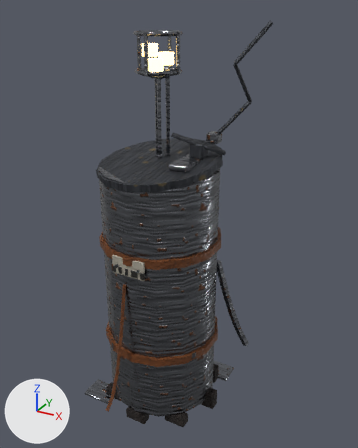
The glTF model assets/places/lane_furniture/source/place_whistle.glb, before and after one commit.
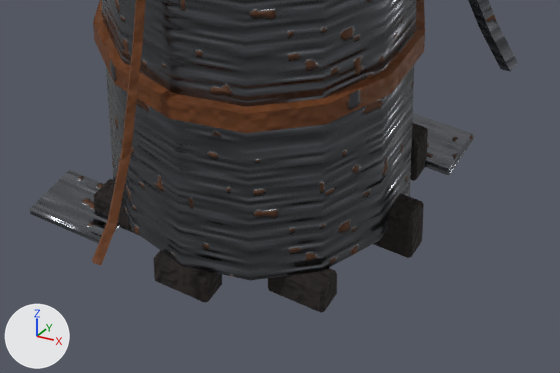
The first picture shows the older version from a 50 mm lens placed at (6.88, -11.42, 11.9), pointed at (0.54, 0.11, 6.13). The close-ups show the older and then the newer version on the part from 21% to 73% of the width and 72% to 100% of the height of that picture. Only the edits that show in the close-ups are written down. Every picture has the same lights, and +X, +Y and +Z are marked at lower left. Where no turn or scale is listed for an object, it has been applied to the vertices. Vertices at exactly the same position are counted once.

Objects in the first close-up: 'whistle_chain_0_4', 'whistle_chain_2_2', 'whistle_chain_2_3', 'whistle_drum', 'whistle_fillet_0', 'whistle_fillet_1', 'whistle_fillet_5', 'whistle_fillet_6', 'whistle_fillet_7', 'whistle_strap_0', 'whistle_tack_plate_0', 'whistle_tack_plate_1' and 3 more.
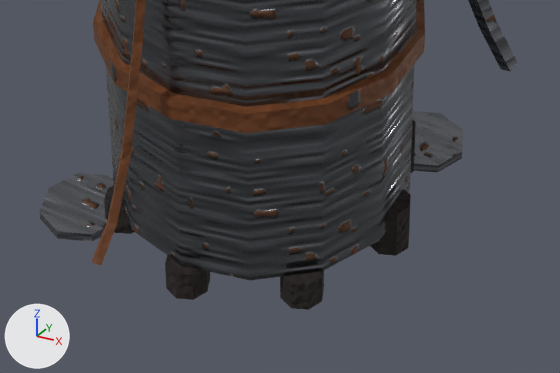
What changed in the scene script:
```text
Change me_cube_009:
    remove me_cube_009.from_pydata(...)  # 24 vertices, 44 faces; spans x 1.251..1.931, y -0.17..0.17, z 0.0..0.578
    add me_cube_009.from_pydata(...)  # 16 vertices, 28 faces; spans x -0.238..0.238, y -0.238..0.238, z -0.289..0.289
    me_cube_009 part 1: 24 vertices removed from x 1.251..1.931, y -0.17..0.17, z 0.0..0.578
    me_cube_009 part 2: 16 vertices added at x -0.238..0.238, y -0.238..0.238, z -0.289..0.289, forming an 8-sided cylinder along z
Change me_cube_010:
    remove me_cube_010.from_pydata(...)  # 24 vertices, 44 faces; spans x 0.785..1.465, y 0.955..1.295, z 0.0..0.578
    add me_cube_010.from_pydata(...)  # 16 vertices, 28 faces; spans x -0.238..0.238, y -0.238..0.238, z -0.289..0.289
    me_cube_010 part 3: 24 vertices removed from x 0.785..1.465, y 0.955..1.295, z 0.0..0.578
    me_cube_010 part 4: 16 vertices added at x -0.238..0.238, y -0.238..0.238, z -0.289..0.289, forming an 8-sided cylinder along z
Change me_cube_014:
    remove me_cube_014.from_pydata(...)  # 24 vertices, 44 faces; spans x -1.465..-0.785, y -1.295..-0.955, z 0.0..0.34
    add me_cube_014.from_pydata(...)  # 16 vertices, 28 faces; spans x -0.238..0.238, y -0.238..0.238, z -0.17..0.17
    me_cube_014 part 5: 24 vertices removed from x -1.465..-0.785, y -1.295..-0.955, z 0.0..0.34
    me_cube_014 part 6: 16 vertices added at x -0.238..0.238, y -0.238..0.238, z -0.17..0.17, forming an 8-sided cylinder along z
Change me_cube_015:
    remove me_cube_015.from_pydata(...)  # 24 vertices, 44 faces; spans x -0.34..0.34, y -1.761..-1.421, z 0.0..0.34
    add me_cube_015.from_pydata(...)  # 16 vertices, 28 faces; spans x -0.238..0.238, y -0.238..0.238, z -0.17..0.17
    me_cube_015 part 7: 24 vertices removed from x -0.34..0.34, y -1.761..-1.421, z 0.0..0.34
    me_cube_015 part 8: 16 vertices added at x -0.238..0.238, y -0.238..0.238, z -0.17..0.17, forming an 8-sided cylinder along z
Change me_cube_016:
    remove me_cube_016.from_pydata(...)  # 24 vertices, 44 faces; spans x 0.785..1.465, y -1.295..-0.955, z 0.0..0.34
    add me_cube_016.from_pydata(...)  # 16 vertices, 28 faces; spans x -0.238..0.238, y -0.238..0.238, z -0.17..0.17
    me_cube_016 part 9: 24 vertices removed from x 0.785..1.465, y -1.295..-0.955, z 0.0..0.34
    me_cube_016 part 10: 16 vertices added at x -0.238..0.238, y -0.238..0.238, z -0.17..0.17, forming an 8-sided cylinder along z
Change me_cube_017:
    remove me_cube_017.from_pydata(...)  # 24 vertices, 44 faces; spans x 0.754..1.774, y 1.219..1.967, z 0.017..0.119
    add me_cube_017.from_pydata(...)  # 16 vertices, 28 faces; spans x -0.51..0.51, y -0.51..0.51, z -0.051..0.051
    me_cube_017 part 11: the whole mesh is rebuilt
Change me_cube_018:
    remove me_cube_018.from_pydata(...)  # 24 vertices, 44 faces; spans x -2.118..-1.098, y -1.618..-0.87, z 0.017..0.119
    add me_cube_018.from_pydata(...)  # 16 vertices, 28 faces; spans x -0.51..0.51, y -0.51..0.51, z -0.051..0.051
    me_cube_018 part 12: 16 vertices added at x -0.51..0.51, y -0.51..0.51, z -0.051..0.051, forming an 8-sided cylinder along z
    other edits to the shape of me_cube_018 do not show in these pictures
Change ob_whistle_fillet_0:
    ob_whistle_fillet_0.location: (0.0, 0.0, 0.0) -> (1.59, 0.0, 0.29)
Change ob_whistle_fillet_1:
    ob_whistle_fillet_1.location: (0.0, 0.0, 0.0) -> (1.13, 1.13, 0.29)
Change ob_whistle_fillet_5:
    ob_whistle_fillet_5.location: (0.0, 0.0, 0.0) -> (-1.13, -1.13, 0.17)
Change ob_whistle_fillet_6:
    ob_whistle_fillet_6.location: (0.0, 0.0, 0.0) -> (0.0, -1.59, 0.17)
Change ob_whistle_fillet_7:
    ob_whistle_fillet_7.location: (0.0, 0.0, 0.0) -> (1.13, -1.13, 0.17)
Change ob_whistle_tack_plate_0:
    ob_whistle_tack_plate_0.location: (0.0, 0.0, 0.0) -> (1.26, 1.59, 0.07)
Change ob_whistle_tack_plate_1:
    ob_whistle_tack_plate_1.location: (0.0, 0.0, 0.0) -> (-1.61, -1.24, 0.07)
```

Location of each change, [x1, y1, x2, y2] in pixels of the close-ups (560 x 373 px):
'whistle_tack_plate_1', reshaped, moved (18% narrower, 7% shorter): before [30, 170, 120, 243]; after [40, 173, 114, 241]
'whistle_tack_plate_0', reshaped, moved (17% narrower): before [412, 113, 474, 175]; after [412, 111, 463, 172]
'whistle_fillet_0', reshaped, moved: before [374, 194, 424, 258]; after [370, 190, 411, 256]
'whistle_fillet_7', reshaped, moved (36% narrower, 13% shorter): before [268, 268, 337, 313]; after [280, 271, 324, 310]
'whistle_fillet_6', reshaped, moved (34% narrower, 15% shorter): before [153, 250, 222, 303]; after [165, 255, 210, 300]
'whistle_fillet_5', reshaped, moved (34% narrower, 14% shorter): before [94, 179, 140, 236]; after [104, 185, 134, 234]
'whistle_fillet_1', reshaped, moved (mostly hidden afterwards): before [410, 123, 428, 181]; after [411, 119, 416, 173]
part 1 of me_cube_009, deleted: before [374, 194, 424, 258]
part 2 of me_cube_009, added: after [370, 190, 411, 256]
part 3 of me_cube_010, deleted: before [410, 123, 428, 181]
part 4 of me_cube_010, added (mostly hidden): after [411, 119, 416, 173]
part 5 of me_cube_014, deleted: before [94, 179, 140, 236]
part 6 of me_cube_014, added: after [104, 185, 134, 234]
part 7 of me_cube_015, deleted: before [153, 250, 222, 303]
part 8 of me_cube_015, added: after [165, 255, 210, 300]
part 9 of me_cube_016, deleted: before [268, 268, 337, 313]
part 10 of me_cube_016, added: after [280, 271, 324, 310]
part 12 of me_cube_018, added: after [40, 173, 114, 241]
